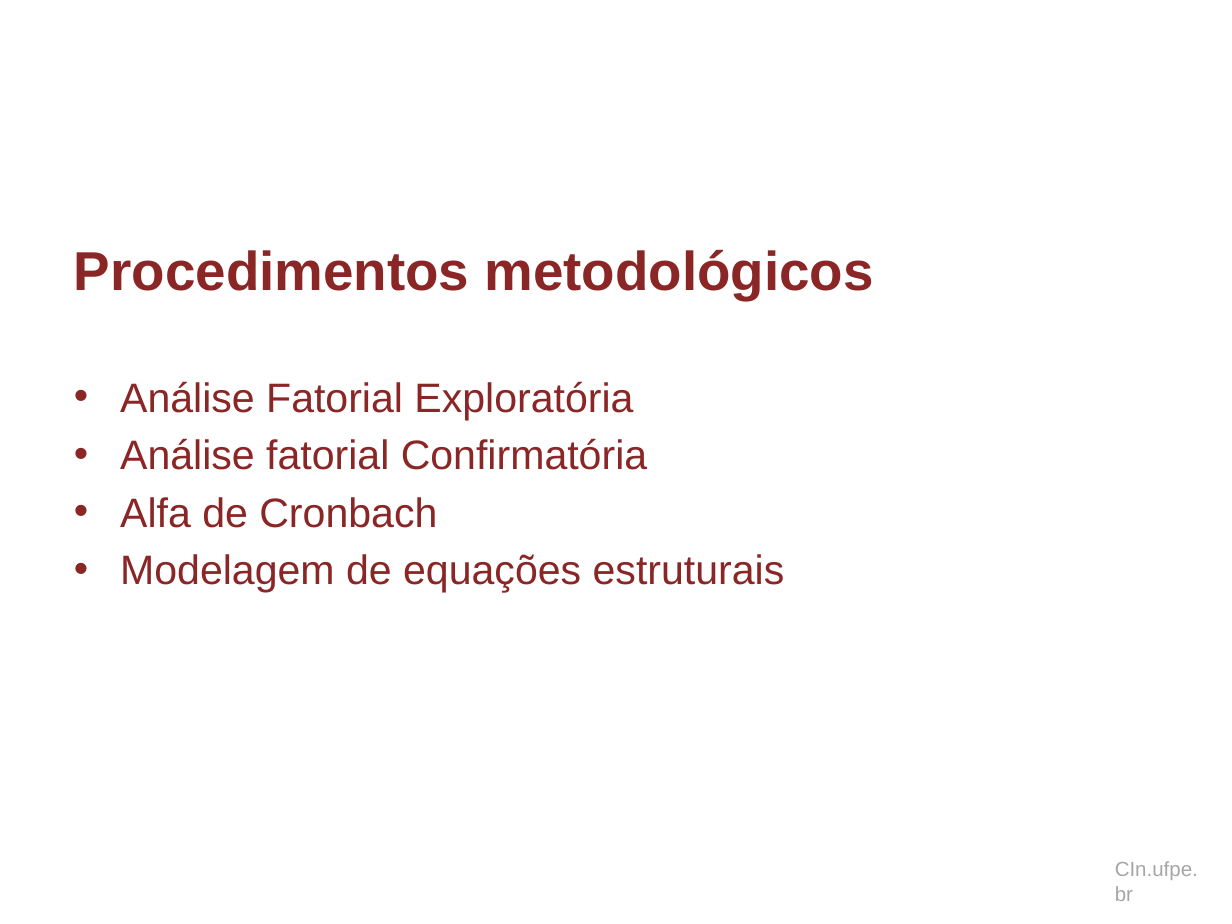
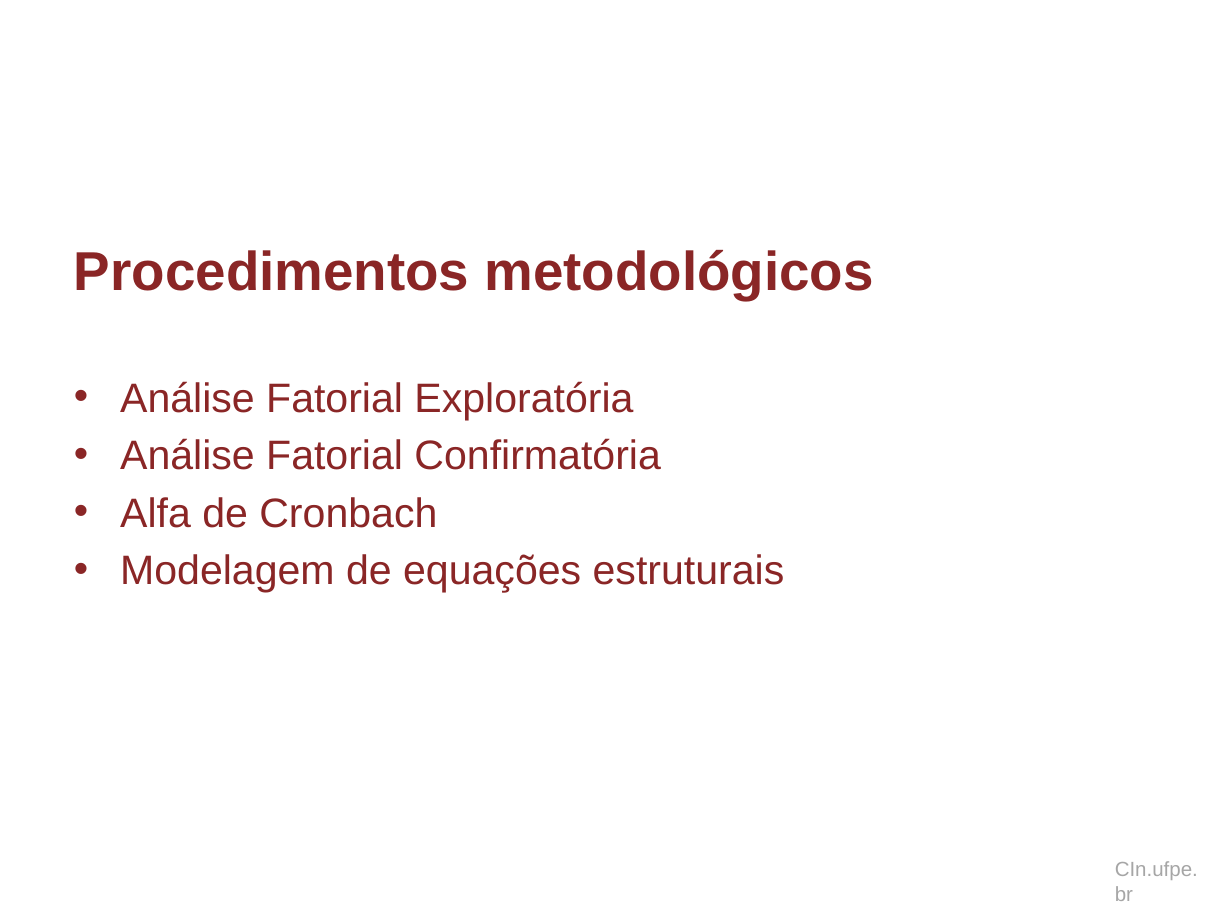
Before and after one commit to dan1lo/doutoradoR, a slide deck: slide 55 of apresentacao doutorado.pptx (slide 56 before the commit). Drawn at 1232x924 pixels with LibreOffice and Linux fonts; fonts in the diff are those of the drawing; background and template pictures are left out. Boxes give left, top, right and bottom in pixels: in the first picture for what was removed or moved away, otherwise in the second. Text is boxed around its words. In the diff, an @@ line names an element or a change of style, - is before the commit and + after.

```diff
--- a/apresentacao doutorado.pptx
+++ b/apresentacao doutorado.pptx
@@ text at box(120, 438, 660, 470): text changed @@
-• Análise fatorial Confirmatória
+• Análise Fatorial Confirmatória
```
Also in this commit, not shown: 9 other slides changed, 1 slide removed.
